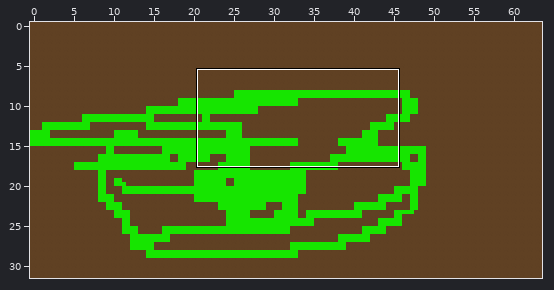
Tiled map (JSON): the_project/assets/maps/the_project_prototype_map_1.json. Above: a wide view before the commit, with the close-up outlined.
Close-up. First the earlier version:
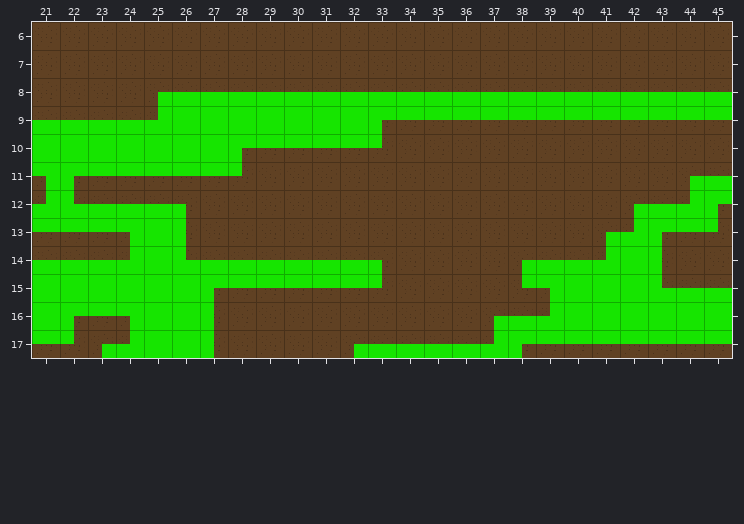
Cells are 32x32 px. Shown: x 21..45, y 6..17. The commit also changed other parts of the map, which this record leaves out.
New version:
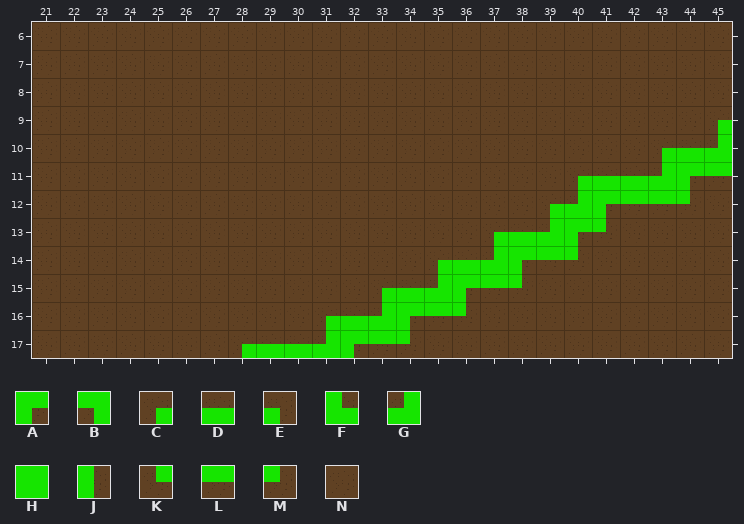
Key: from "the_project_prototype_ground_t": A 3, B 4, C 5, D 6, E 7, F 11, G 12, H 14, J 15, K 21, L 22, M 23, N 29.
_ is an empty cell.
Edits made:
{"where": "layer \"background_layer\""}
{"y":8,"x":25,"old":"CDDDDDDDDDDDDDDDDDDDD","new":"NNNNNNNNNNNNNNNNNNNNN"}
{"y":9,"x":21,"old":"DDDDGHHHHHHHALLLLLLLLLLLL","new":"NNNNNNNNNNNNNNNNNNNNNNNNC"}
{"y":10,"x":21,"old":"HHHHHHHALLLLM","new":"NNNNNNNNNNNNN"}
{"y":10,"x":43,"old":"NNN","new":"CDG"}
{"y":11,"x":21,"old":"BALLLLLM","new":"NNNNNNNN"}
{"y":11,"x":40,"old":"NNNNCD","new":"CDDGAL"}
{"y":12,"x":21,"old":"GFDDDE","new":"NNNNNN"}
{"y":12,"x":39,"old":"NNNCDGA","new":"CGALLMN"}
{"y":13,"x":21,"old":"LLLBHJ","new":"NNNNNN"}
{"y":13,"x":37,"old":"NNNNCGALM","new":"CDGAMNNNN"}
{"y":14,"x":21,"old":"DDDGHFDDDDDDE","new":"NNNNNNNNNNNNN"}
{"y":14,"x":35,"old":"NNNCDDGHJ","new":"CDGALMNNN"}
{"y":15,"x":21,"old":"HHHHHHALLLLLMNNNNKBHHHFDD","new":"NNNNNNNNNNNNCDGALMNNNNNNN"}
{"y":16,"x":21,"old":"HALBHHJ","new":"NNNNNNN"}
{"y":16,"x":31,"old":"NNNNNNCDGHHHHHH","new":"CDGALMNNNNNNNNN"}
{"y":17,"x":21,"old":"LMCGHHJNNNNCDDDDGALLLLLLL","new":"NNNNNNNCDDGALMNNNNNNNNNNN"}
